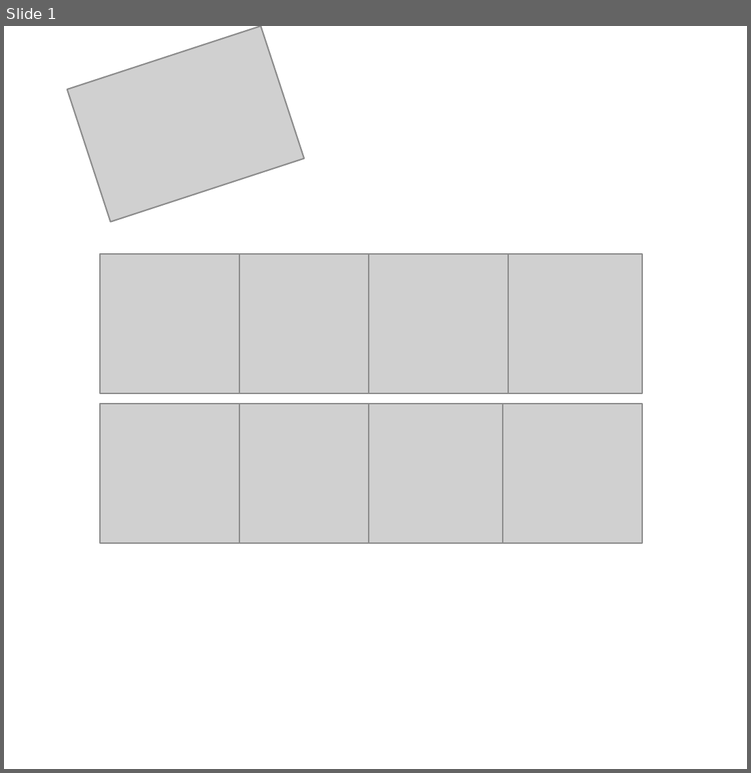
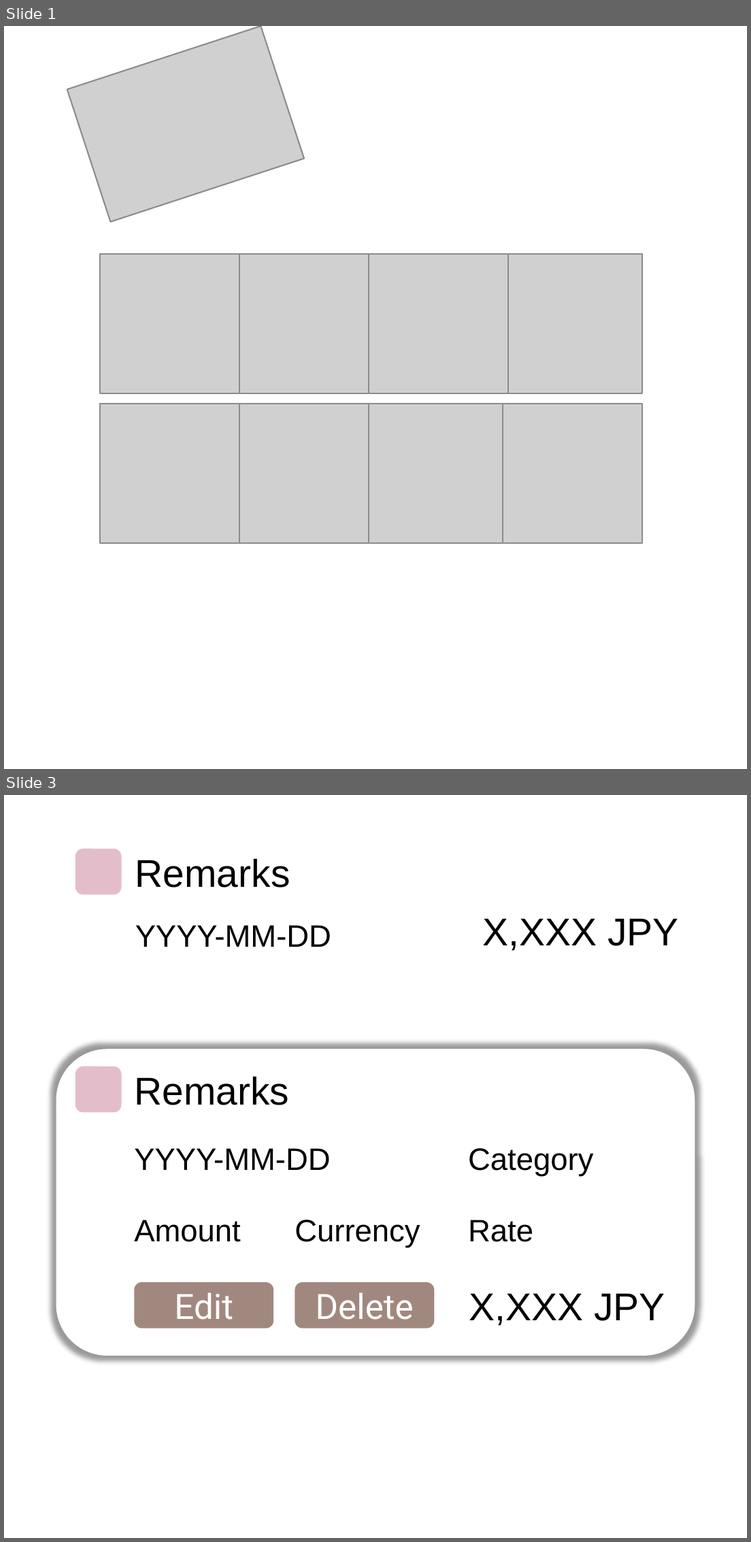
Before and after one commit to natsumican2000-sketch/01_expenseapp, a slide deck: icon.pptx. Shown one above the other, each under a label of ours: slide 1 before the commit, slides 1 and 3 after it; the slides between them are not shown. The pictures are 751x773 and 751x1542 pixels, drawn with LibreOffice and Linux fonts; fonts in the diff are those of the drawing; grey boxes stand for pictures; background and template pictures are left out. Boxes give left, top, right and bottom in pixels: in the first picture for what was removed or moved away, otherwise in the second. Text is boxed around its words. In the diff, an @@ line names an element or a change of style, - is before the commit and + after.

```diff
--- a/icon.pptx
+++ b/icon.pptx
@@ slide 3 added at [4,795,747,1538], background #FFFFFF @@
@@ group added at [75,849,678,951]: 3 texts, 1 rounded rectangle @@
+YYYY-MM-DD
+Remarks
+X,XXX JPY
@@ rounded rectangle added at [56,1049,694,1355], fill #FFFFFF @@
@@ rounded rectangle added at [75,1067,121,1113], fill #E4BDCB @@
@@ text added at [134,1076,289,1105], 20 pt, text #000000 @@
+Remarks
@@ text added at [134,1148,330,1170], 16 pt, text #000000 @@
+YYYY-MM-DD
@@ text added at [468,1148,593,1176], 16 pt, text #000000 @@
+Category
@@ text added at [134,1219,240,1242], 16 pt, text #000000 @@
+Amount
@@ text added at [294,1219,419,1248], 16 pt, text #000000 @@
+Currency
@@ text added at [468,1219,533,1242], 16 pt, text #000000 @@
+Rate
@@ rounded rectangle added at [134,1283,273,1329], fill #A1887F, 18 pt, text #FFFFFF @@
+Edit
@@ rounded rectangle added at [295,1283,434,1329], fill #A1887F, 18 pt, text #FFFFFF @@
+Delete
@@ text added at [469,1293,664,1325], 20 pt, text #000000 @@
+X,XXX JPY
```
Also in this commit, not shown: 1 other slide added, 1 other file.
